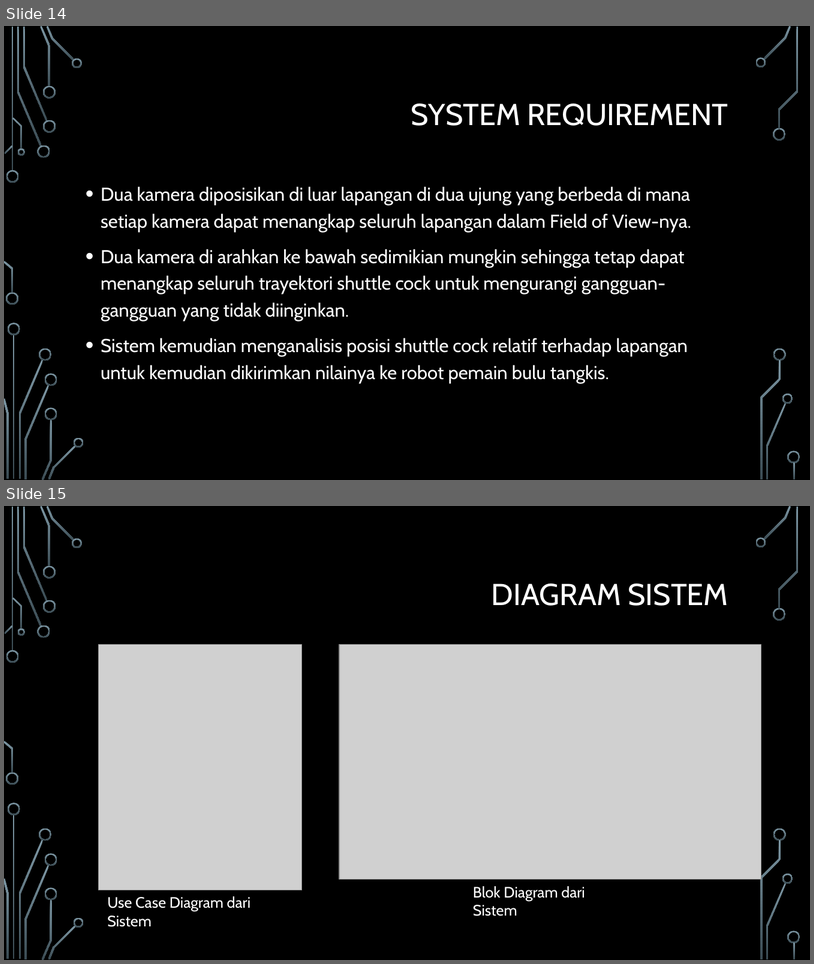
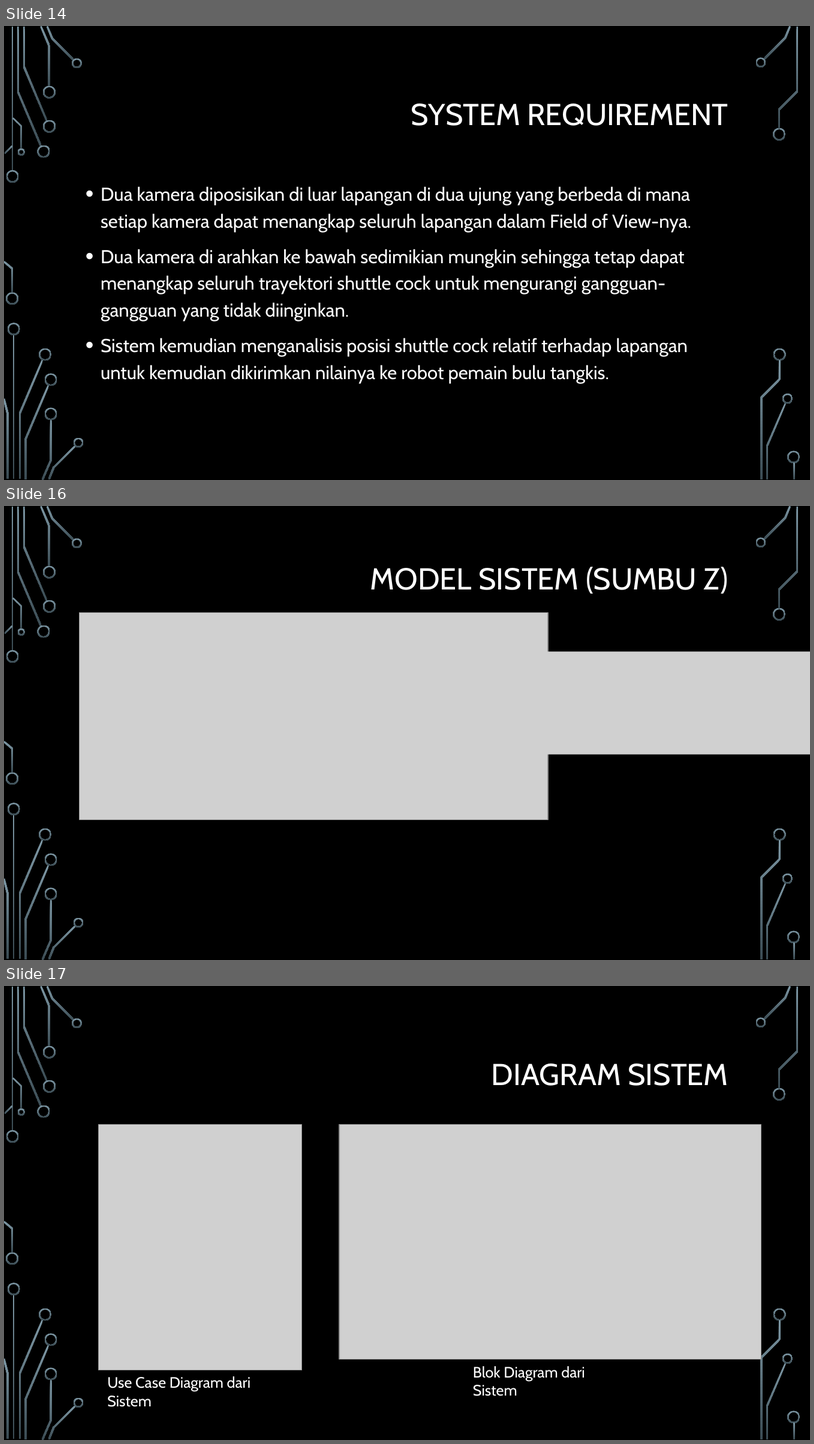
Before and after one commit to deanzaka/seminar-skripsi, a slide deck: Seminar.pptx. Shown one above the other, each under a label of ours: slides 14 and 15 before the commit, slides 14, 16 and 17 after it; the slides between them are not shown. The pictures are 814x964 and 814x1444 pixels, drawn with LibreOffice and Linux fonts; fonts in the diff are those of the drawing; grey boxes stand for pictures; background and template pictures are left out. Boxes give left, top, right and bottom in pixels: in the first picture for what was removed or moved away, otherwise in the second. Text is boxed around its words. In the diff, an @@ line names an element or a change of style, - is before the commit and + after.

Commit message:
adding system model in seminar presentation

```diff
--- a/Seminar.pptx
+++ b/Seminar.pptx
@@ slide 16 added at (4, 506, 810, 960), background picture (left out); not listed: 36 template elements that a slide beside it also shows @@
@@ title added at (371, 567, 729, 594), 36 pt, text #FFFFFF @@
+MODEL SISTEM (SUMBU Z)
@@ picture added at (80, 612, 548, 819) @@
@@ picture added at (450, 652, 810, 754) @@
@@ what was slide 15 is now slide 17 @@
```
Also in this commit, not shown: 1 slide changed, 1 other slide added.
